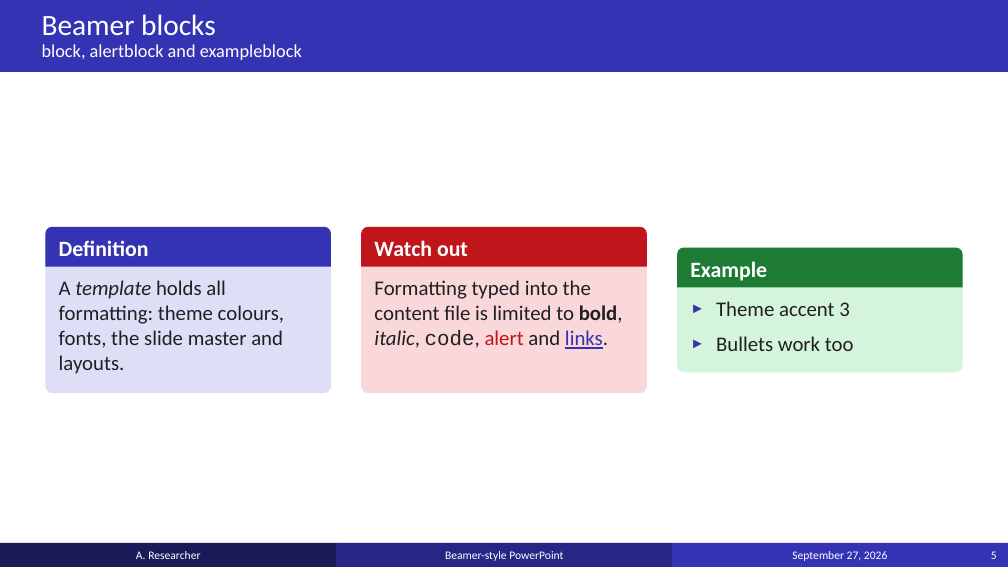
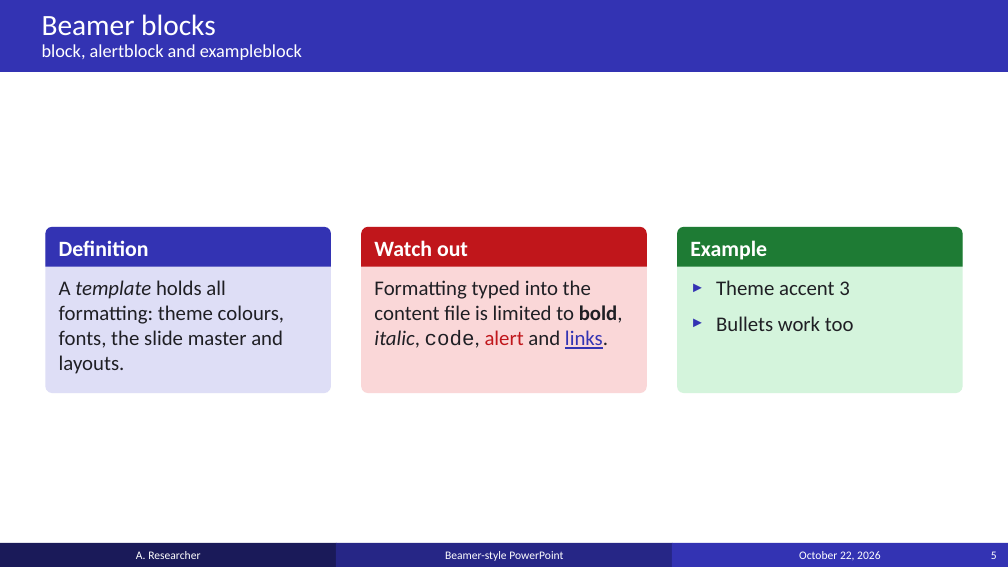
Before and after one commit to anoted/ppt-templated, a slide deck: slide 5 of examples/example_deck.pptx. Drawn at 1008x567 pixels with LibreOffice and Linux fonts; fonts in the diff are those of the drawing. Boxes give left, top, right and bottom in pixels: in the first picture for what was removed or moved away, otherwise in the second. Text is boxed around its words. In the diff, an @@ line names an element or a change of style, - is before the commit and + after.

```diff
--- a/examples/example_deck.pptx
+++ b/examples/example_deck.pptx
@@ rounded rectangle "Theme accent 3" resized from (x1=678, y1=247, x2=963, y2=372) to (x1=678, y1=227, x2=963, y2=393) @@
@@ rounded rectangle "Theme accent 3" at (x1=678, y1=227, x2=963, y2=393): proportions changed @@
@@ round same rect "Example" moved from (x1=678, y1=247, x2=963, y2=287) to (x1=678, y1=227, x2=963, y2=267) @@
@@ text in rectangle at (x1=799, y1=551, x2=880, y2=560): text changed @@
-September 27, 2026
+October 22, 2026
```
Also in this commit, not shown: 19 other slides changed, 4 slides added, 1 slide removed, 17 other files.
